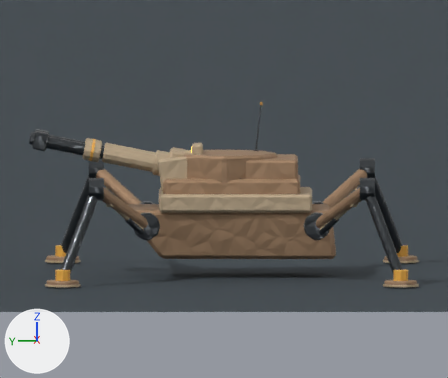
The Blender file content/source-art/bastion-siege-mech.blend, before and after one commit.
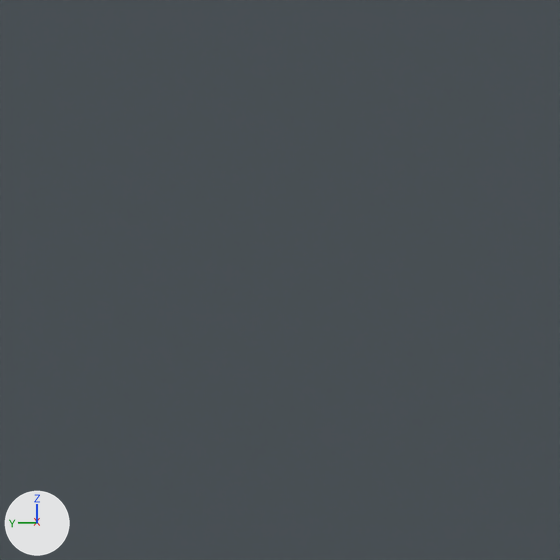
The first picture shows the older version from the file's camera 'PreviewCamera_SIDE'. The close-ups show the older and then the newer version on the part from 29% to 44% of the width and 11% to 28% of the height of that picture. Only the edits that show in the close-ups are written down. Lighting does not change. The marker at lower left points along +X, +Y and +Z.

In view in the first close-up: 'PreviewFloor'.
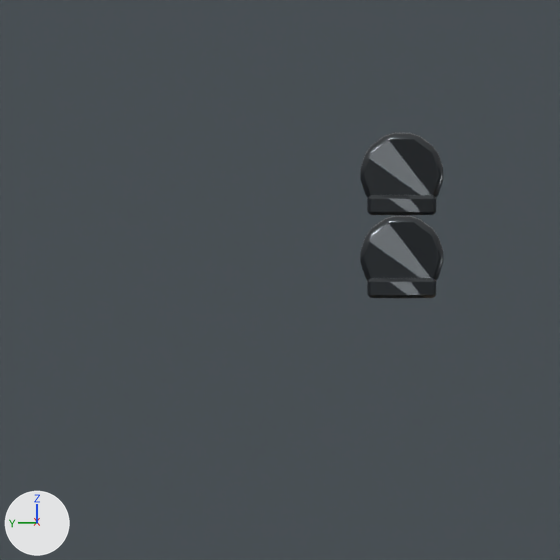
What the commit changed:
Mesh me_cube_012 is new.
It has 24 vertices, 26 faces and spans x -0.0262..0.0262, y -0.052..0.052, z -0.015..0.015.
It uses material mat_bastionsiegemech_gunmetal.
Mesh me_cylinder_049 is new.
It has 60 vertices, 62 faces and spans x -0.0175..0.0175, y -0.0625..0.0625, z -0.0618..0.0618.
It uses material mat_bastionsiegemech_gunmetal.
Mesh me_cube_011 is new.
It has 24 vertices, 26 faces and spans x -0.0262..0.0262, y -0.052..0.052, z -0.015..0.015.
It uses material mat_bastionsiegemech_gunmetal.
Mesh me_cylinder_048 is new.
It has 60 vertices, 62 faces and spans x -0.0175..0.0175, y -0.0625..0.0625, z -0.0618..0.0618.
It uses material mat_bastionsiegemech_gunmetal.
Object 'BastionSiegeMechArmor_LugWeldPad_2' (ob_bastionsiegemecharmor_lugweldpad_2) is new; it shows me_cube_012.
Its location is (0.98, 0.72, 2.715).
Object 'BastionSiegeMechArmor_LiftingLug_2' (ob_bastionsiegemecharmor_liftinglug_2) is new; it shows me_cylinder_049.
Its location is (0.98, 0.72, 2.76).
Object 'BastionSiegeMechArmor_LugWeldPad_1' (ob_bastionsiegemecharmor_lugweldpad_1) is new; it shows me_cube_011.
Its location is (-0.98, 0.72, 2.715).
Object 'BastionSiegeMechArmor_LiftingLug_1' (ob_bastionsiegemecharmor_liftinglug_1) is new; it shows me_cylinder_048.
Its location is (-0.98, 0.72, 2.76).

Changed parts and their boxes [x1, y1, x2, y2] in the close-ups (560 x 560 px):
'BastionSiegeMechArmor_LiftingLug_1', added: after [360, 216, 443, 281]
'BastionSiegeMechArmor_LiftingLug_2', added: after [360, 133, 443, 198]
'BastionSiegeMechArmor_LugWeldPad_1', added: after [367, 278, 436, 298]
'BastionSiegeMechArmor_LugWeldPad_2', added: after [367, 195, 436, 215]
